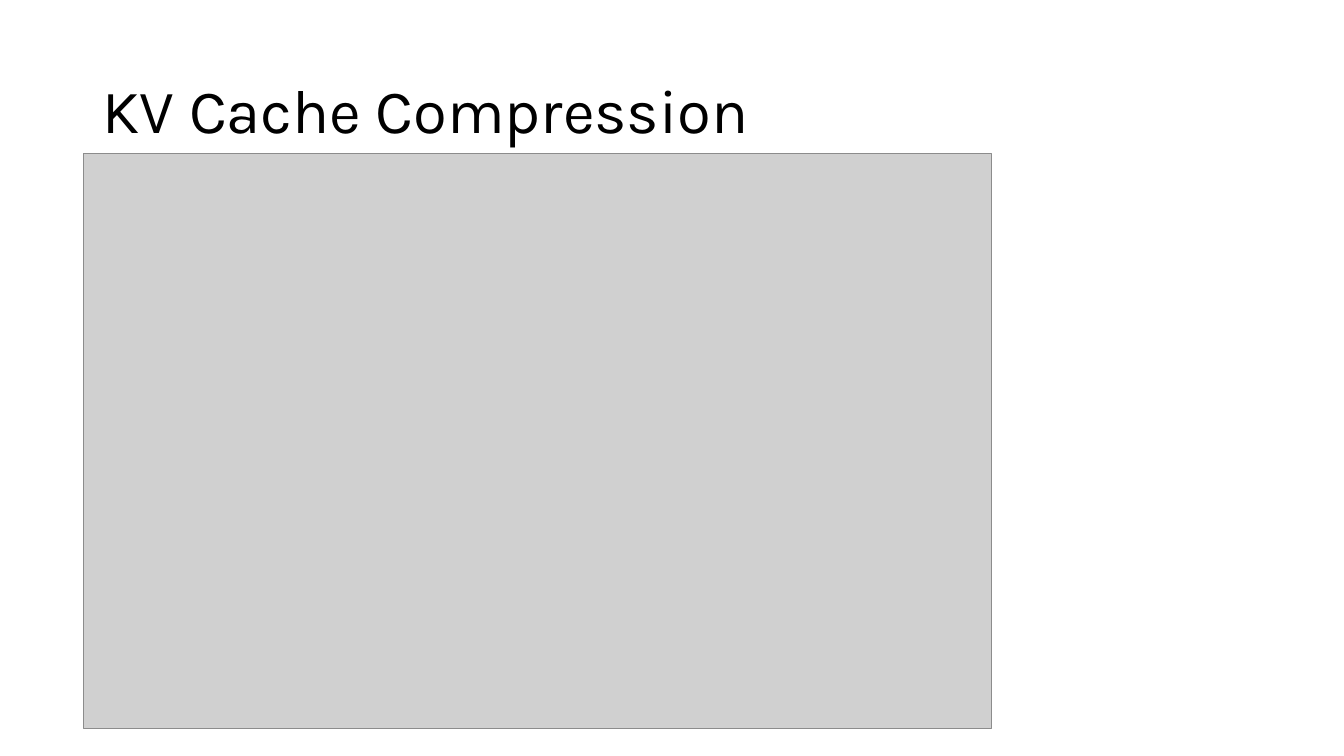
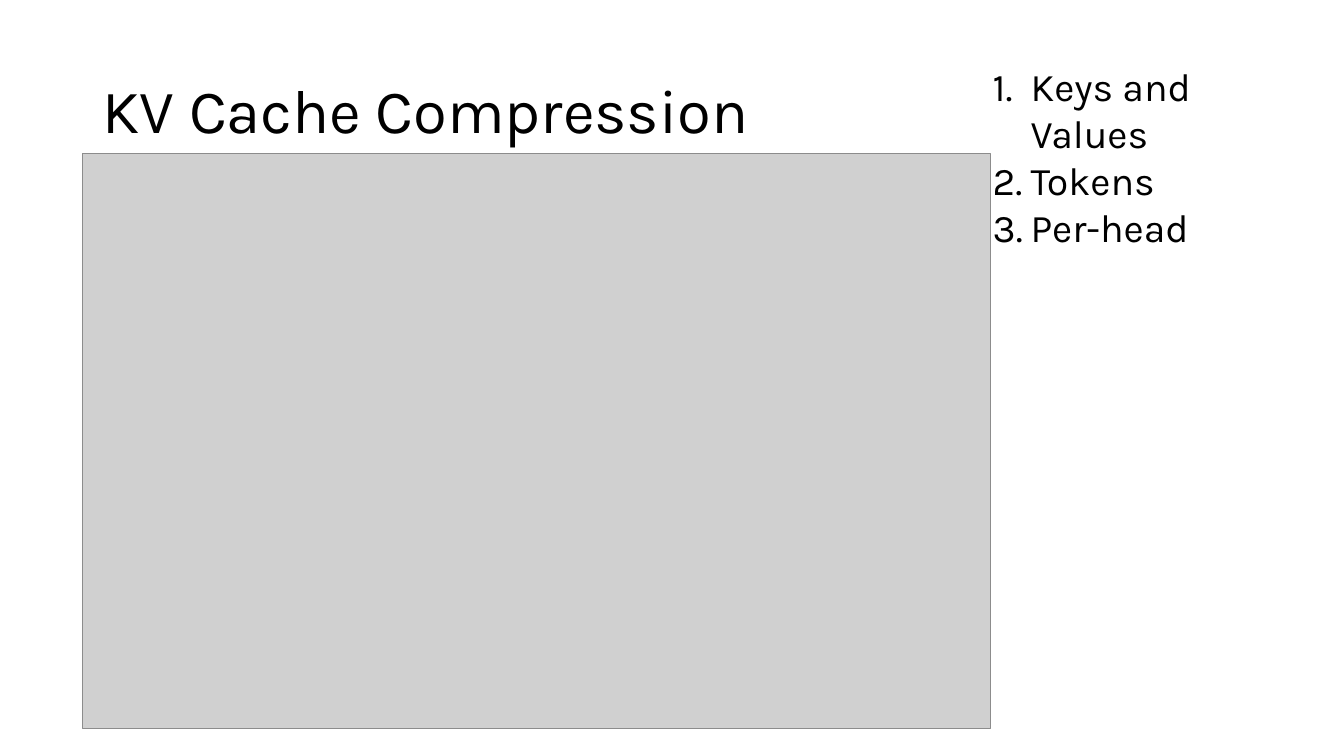
Before and after one commit to HaseebLUMS/Onyx-Presentation, a slide deck: slide 2 of DiffKV MLSys Seminar.pptx. Drawn at 1344x756 pixels with LibreOffice and Linux fonts; fonts in the diff are those of the drawing; grey boxes stand for pictures. Boxes give left, top, right and bottom in pixels: in the first picture for what was removed or moved away, otherwise in the second. Text is boxed around its words. In the diff, an @@ line names an element or a change of style, - is before the commit and + after.

Commit message:
add new presentation

```diff
--- a/DiffKV MLSys Seminar.pptx
+++ b/DiffKV MLSys Seminar.pptx
@@ text added at (x1=1031, y1=74, x2=1190, y2=243), 28 pt, text #000000 @@
+1. Keys and Values
+2. Tokens
+3. Per-head
```
Also in this commit, not shown: 2 other slides changed, 8 slides added.
